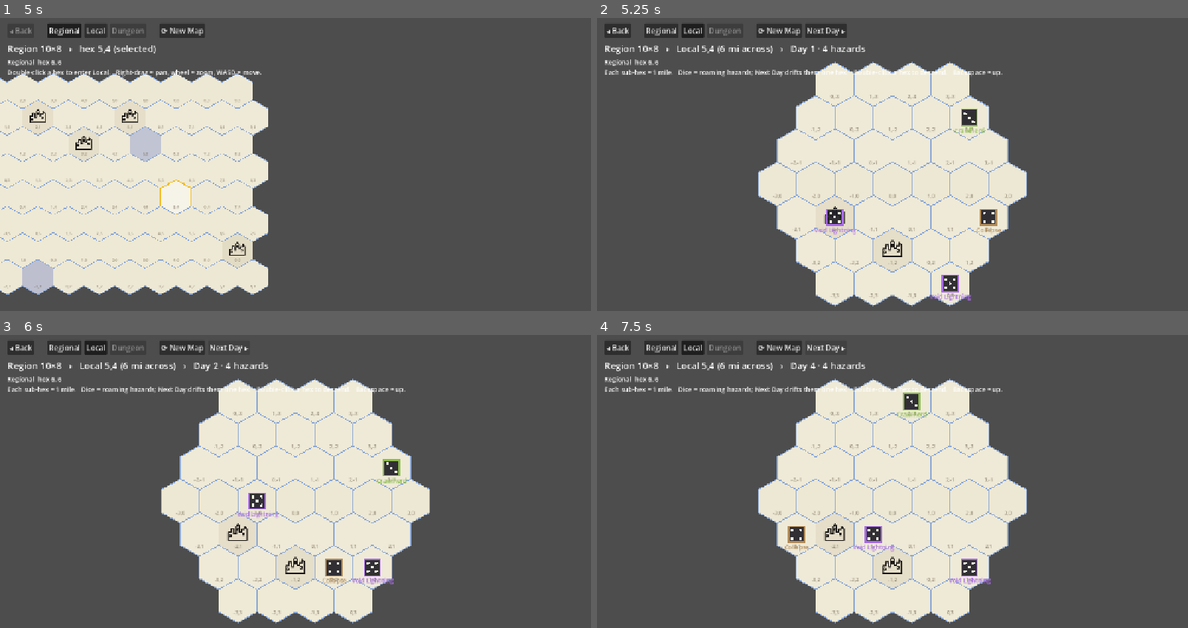
Above: before the commit, frames 1-4 (two rows, left to right).
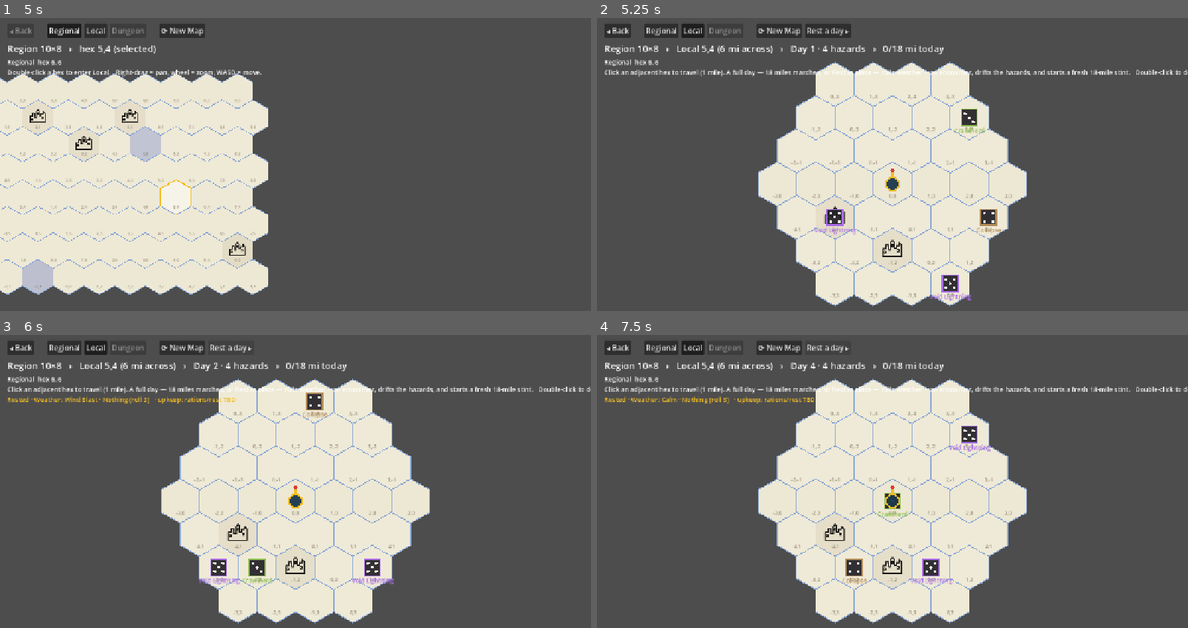
Above: after the commit, the same moments.

Repository: kostchei/VITD_claude
Game: Godot game, scene res://scenes/Main.tscn
Two runs of this game, one before a commit and one after it. Both use one fixed random seed, a clock stepped at 60 frames per second and the inputs below.
Inputs (mouse positions are in pixels of both pictures, inside the frame that each line leads up to):
- Up to frame 1 (5 s): click "⟳ New Map" at 0.5 s; click "⟳ New Map" at 1.25 s; click "Regional" at 2 s; click "Generate" at 2.75 s; tap A at 3.5, 4.25 s; move the mouse to (425, 167) at 3.52 s; hold D 3.53-4.25 s; tap Backspace at 3.6 s; click (425, 167) at 3.67 s; drag from (177, 199) to (265, 249) at 4.27 s
- Up to frame 2 (5.25 s): click "Local" at 5 s
- Up to frame 3 (6 s): click (230, 346) at 5.75 s, where only the run after the commit has a clickable "Rest a day ▸"
- Up to frame 4 (7.5 s): click (827, 346) at 6.5 s, where only the run before the commit has a clickable "Next Day ▸"; click (827, 346) at 7.25 s, where only the run before the commit has a clickable "Next Day ▸"

Frame 1 is identical in both runs. In frame 2, 1.1% of the frame differs, in the area x 1-100%, y 2-60%; in frame 3, 2.8%; in frame 4, 3.1%, in the area x 1-100%, y 3-86%.

Commit message:
Add Wastes day-cycle: weather/encounter/curiosity tables + Local travel
Implement wastes-weather-encounters.md as scripts/core/wastes.gd:
2d6 weather, 1d12+1d6 encounters (the d6 doubles as the Mood die),
1d20 curiosities, plus the movement/survival math (18 mi/day base,
forced march for exhaustion, daily ration upkeep).

Wire it into the Local map: a party token, click-an-adjacent-hex to
step (1 mile), and a unified daily beat — completing 18 miles OR
resting closes the day (rolls weather + encounter, drifts roaming
hazards one hex) and starts a fresh 18-mile stint. Ration/rest upkeep
is flagged in the journal, to be applied once stats & inventory exist.

Co-Authored-By: Claude Opus 4.8 <noreply@anthropic.com>

Diff:
--- /dev/null
+++ b/scripts/core/wastes.gd
@@ -0,0 +1,288 @@
+class_name Wastes
+## Day-cycle for crossing the open Wastes — implements wastes-weather-encounters.md:
+##   - 2d6 Weather table.
+##   - Encounters read on 1d12 + 1d6 (the d6 doubles as the Mood die); Pillar Fog
+##     adds +6 on top, so the roll can reach the monster rows.
+##   - 1d20 Curiosities table.
+##   - Movement & survival: 18 mi/day base, +6 mi per level of exhaustion
+##     (forced march), 1 ration/Traveler/day or a level of exhaustion.
+## Tables are terrain-keyed; only the Wastes set lives here (Ruins / Settlements /
+## Pillars supply their own elsewhere). Like HazardSet, this implements the
+## deterministic mechanics (rolls, travel, upkeep) and *reports* the save/damage
+## weather effects for a combat layer to adjudicate, rather than faking stats.
+## No silent fallbacks: out-of-range rolls or non-Wastes terrain raise (assert).
+
+const BASE_MILES_PER_DAY := 18  # on foot, per 24h, before needing rest
+const FORCED_MARCH_MILES := 6   # extra distance bought per level of exhaustion
+
+enum Weather { CALM, DUST_STORM, WIND_BLAST, STONE_HAIL, PILLAR_FOG, GRIT_SLIDE, DUNE_WAVE }
+
+# 1d12+1d6 encounter table, in row order (Nothing covers the low rows).
+enum Encounter {
+	NOTHING, LOST_TRAVELERS, NOMADS, MERCHANTS, BANDITS, PILGRIMS,
+	LODESTONE_PROSPECTORS, CARAVAN, CUTTHROATS, CYCLOPS, HARPIES, MEDUSA,
+	SHADE, GRIFFON,
+}
+
+enum Mood { NONE, CAUTIOUS, CURIOUS, FRIENDLY, CRAZED, TRIBUTE, RECRUIT }
+
+const WEATHER_NAMES := {
+	Weather.CALM: "Calm",
+	Weather.DUST_STORM: "Dust Storm",
+	Weather.WIND_BLAST: "Wind Blast",
+	Weather.STONE_HAIL: "Stone Hail",
+	Weather.PILLAR_FOG: "Pillar Fog",
+	Weather.GRIT_SLIDE: "Grit Slide",
+	Weather.DUNE_WAVE: "Dune Wave",
+}
+
+const ENCOUNTER_NAMES := {
+	Encounter.NOTHING: "Nothing",
+	Encounter.LOST_TRAVELERS: "Lost Travelers",
+	Encounter.NOMADS: "Nomads",
+	Encounter.MERCHANTS: "Merchants",
+	Encounter.BANDITS: "Bandits",
+	Encounter.PILGRIMS: "Pilgrims",
+	Encounter.LODESTONE_PROSPECTORS: "Lodestone Prospectors",
+	Encounter.CARAVAN: "Caravan",
+	Encounter.CUTTHROATS: "Cutthroats",
+	Encounter.CYCLOPS: "Cyclops",
+	Encounter.HARPIES: "Harpies",
+	Encounter.MEDUSA: "Medusa",
+	Encounter.SHADE: "Shade",
+	Encounter.GRIFFON: "Griffon",
+}
+
+const MOOD_NAMES := {
+	Mood.NONE: "",
+	Mood.CAUTIOUS: "Cautious",
+	Mood.CURIOUS: "Curious",
+	Mood.FRIENDLY: "Friendly",
+	Mood.CRAZED: "Crazed",
+	Mood.TRIBUTE: "Tribute",
+	Mood.RECRUIT: "Recruit",
+}
+
+# 1d20 Curiosities, in roll order (index 0 = roll 1).
+const CURIOSITY_NAMES := [
+	"Ruin outcropping", "Abandoned camp", "Stone totem", "Desiccated corpses",
+	"Burial cairn", "Cache of lodestone", "Nomad in black", "Collapsed tower",
+	"Lodestone obelisk", "Traveler tied to a pillar", "Unearthed road", "Swarm",
+	"Lonely graves", "Nest", "Plague-ridden corpse", "Secret tunnel",
+	"Message", "Lost caravan", "Bereft Swordsman", "Forgotten treasure",
+]
+# Rolls whose Curiosity provides shelter (the counter to harmful weather).
+const CURIOSITY_SHELTER_ROLLS := [1, 8, 16]
+
+
+## One member of the travelling party. Carries the survival state the day-cycle
+## actually mutates: rations spent each day and accumulated exhaustion.
+class Traveler:
+	var name: String
+	var rations: int
+	var exhaustion: int
+
+	func _init(traveler_name: String = "Traveler", starting_rations: int = 0) -> void:
+		name = traveler_name
+		rations = starting_rations
+		exhaustion = 0
+
+
+## Outcome of one day: what was rolled, how far the party got, and any weather
+## effects that still need adjudication (saves/damage) by a combat layer.
+class DayReport:
+	var weather: int = Weather.CALM
+	var travel_miles: int = 0
+	var landmarks_obscured: bool = false
+	var encounter: int = Encounter.NOTHING
+	var encounter_roll: int = 0  # the 1d12 + 1d6 (+ mods) total
+	var mood: int = Mood.NONE
+	var group_size: int = 0      # headcount of the encountered group
+	var pending_effects: Array[String] = []  # save/damage prompts to resolve
+
+
+## 2d6 Weather table.  2-6 Calm, then 7..12 ascending.
+static func weather(roll: int) -> int:
+	assert(roll >= 2 and roll <= 12, "weather: 2d6 roll out of range: %d" % roll)
+	if roll <= 6:
+		return Weather.CALM
+	match roll:
+		7: return Weather.DUST_STORM
+		8: return Weather.WIND_BLAST
+		9: return Weather.STONE_HAIL
+		10: return Weather.PILLAR_FOG
+		11: return Weather.GRIT_SLIDE
+		12: return Weather.DUNE_WAVE
+	assert(false, "weather: unreachable for roll %d" % roll)
+	return Weather.CALM
+
+
+## Encounter table read on 1d12 + 1d6 (+ mods).  Min 2; Pillar Fog can push it
+## past 18, which still reads as Griffon.
+static func encounter(roll: int) -> int:
+	assert(roll >= 2, "encounter: roll below the 1d12+1d6 minimum: %d" % roll)
+	if roll <= 5:
+		return Encounter.NOTHING
+	match roll:
+		6: return Encounter.LOST_TRAVELERS
+		7: return Encounter.NOMADS
+		8: return Encounter.MERCHANTS
+		9: return Encounter.BANDITS
+		10: return Encounter.PILGRIMS
+		11: return Encounter.LODESTONE_PROSPECTORS
+		12: return Encounter.CARAVAN
+		13: return Encounter.CUTTHROATS
+		14: return Encounter.CYCLOPS
+		15: return Encounter.HARPIES
+		16: return Encounter.MEDUSA
+		17: return Encounter.SHADE
+	return Encounter.GRIFFON  # 18 and anything pushed higher
+
+
+## Whether an encounter rolls a 1d6 Mood (the same d6 used for the encounter row).
+static func has_mood(enc: int) -> bool:
+	return enc == Encounter.NOMADS or enc == Encounter.BANDITS or enc == Encounter.CUTTHROATS
+
+
+## 1d6 Mood for an encounter that has one. Caller must check has_mood() first.
+static func mood(enc: int, roll: int) -> int:
+	assert(roll >= 1 and roll <= 6, "mood: 1d6 out of range: %d" % roll)
+	match enc:
+		Encounter.NOMADS:
+			if roll == 1:
+				return Mood.CAUTIOUS
+			if roll <= 4:
+				return Mood.CURIOUS
+			return Mood.FRIENDLY
+		Encounter.BANDITS:
+			if roll <= 2:
+				return Mood.CRAZED
+			if roll <= 5:
+				return Mood.TRIBUTE
+			return Mood.CURIOUS
+		Encounter.CUTTHROATS:
+			if roll <= 3:
+				return Mood.CRAZED
+			if roll <= 5:
+				return Mood.TRIBUTE
+			return Mood.RECRUIT
+	assert(false, "mood: encounter %d has no Mood; check has_mood() first" % enc)
+	return Mood.NONE
+
+
+## Headcount of an encountered group (its own dice). 0 for Nothing; 1 for the
+## lone monsters; the Caravan is 1d6 Merchants + 2d6 Nomads.
+static func group_size(enc: int, rng: RandomNumberGenerator) -> int:
+	match enc:
+		Encounter.NOTHING: return 0
+		Encounter.LOST_TRAVELERS: return _roll(rng, 1, 6)
+		Encounter.NOMADS: return _roll(rng, 1, 6)
+		Encounter.MERCHANTS: return _roll(rng, 1, 3)
+		Encounter.BANDITS: return _roll(rng, 1, 6)
+		Encounter.PILGRIMS: return _roll(rng, 2, 6)
+		Encounter.LODESTONE_PROSPECTORS: return _roll(rng, 1, 6)
+		Encounter.CARAVAN: return _roll(rng, 1, 6) + _roll(rng, 2, 6)
+		Encounter.CUTTHROATS: return _roll(rng, 1, 6)
+		Encounter.CYCLOPS: return _roll(rng, 1, 6)
+		Encounter.HARPIES: return _roll(rng, 1, 3)
+		Encounter.MEDUSA: return _roll(rng, 1, 3)
+		Encounter.SHADE: return 1
+		Encounter.GRIFFON: return 1
+	assert(false, "group_size: unknown encounter %d" % enc)
+	return 0
+
+
+## 1d20 Curiosities table -> the curiosity's name.
+static func curiosity(roll: int) -> String:
+	assert(roll >= 1 and roll <= 20, "curiosity: 1d20 out of range: %d" % roll)
+	return CURIOSITY_NAMES[roll - 1]
+
+
+## Does the rolled Curiosity provide shelter?
+static func curiosity_provides_shelter(roll: int) -> bool:
+	assert(roll >= 1 and roll <= 20, "curiosity_provides_shelter: 1d20 out of range: %d" % roll)
+	return CURIOSITY_SHELTER_ROLLS.has(roll)
+
+
+## Spend one day on the map: charge upkeep, roll weather (which can cut travel and
+## raise the encounter roll), then roll the encounter. `push_extra_marches` is how
+## many extra 6-mile marches the party chooses to force, each costing the whole
+## party a level of exhaustion. Returns a DayReport.
+static func spend_day(party: Array, terrain: StringName, push_extra_marches: int, rng: RandomNumberGenerator) -> DayReport:
+	assert(terrain == VastGen.WASTES,
+		"spend_day: only the Wastes tables exist here; got terrain %s" % terrain)
+	assert(push_extra_marches >= 0, "spend_day: push_extra_marches must be >= 0")
+	var report := DayReport.new()
+	var travel := BASE_MILES_PER_DAY
+	var encounter_mod := 0
+
+	# Forced march: buy extra distance with party-wide exhaustion.
+	for i in range(push_extra_marches):
+		travel += FORCED_MARCH_MILES
+		for t in party:
+			t.exhaustion += 1
+
+	# Weather (resolve first: it feeds travel and the encounter roll).
+	var w := weather(rng.randi_range(1, 6) + rng.randi_range(1, 6))
+	report.weather = w
+	match w:
+		Weather.CALM:
+			pass
+		Weather.DUST_STORM:
+			travel -= 6
+			report.landmarks_obscured = true
+		Weather.WIND_BLAST:
+			report.pending_effects.append(
+				"Wind Blast: unprotected lights/fires blown out; Travelers in the open risk being blown away for %d damage" % _roll(rng, 3, 6))
+		Weather.STONE_HAIL:
+			report.pending_effects.append(
+				"Stone Hail: unprotected Travelers Save v. Breath or take %d damage" % _roll(rng, 3, 6))
+		Weather.PILLAR_FOG:
+			encounter_mod += 6
+			report.landmarks_obscured = true
+		Weather.GRIT_SLIDE:
+			travel -= 6
+			report.pending_effects.append(
+				"Grit Slide: Save v. Breath or take %d damage" % _roll(rng, 3, 6))
+		Weather.DUNE_WAVE:
+			# Running from the wave is the survivable choice — take the exhaustion.
+			for t in party:
+				t.exhaustion += 1
+			report.pending_effects.append(
+				"Dune Wave: each Traveler gained a level of exhaustion (running) or would be buried")
+
+	# Encounter: one pair of dice — d12 sets the row, d6 bumps it AND is the mood.
+	var d12 := rng.randi_range(1, 12)
+	var d6 := rng.randi_range(1, 6)
+	var roll := d12 + d6 + encounter_mod
+	var enc := encounter(roll)
+	report.encounter = enc
+	report.encounter_roll = roll
+	if enc != Encounter.NOTHING:
+		report.group_size = group_size(enc, rng)
+		report.mood = mood(enc, d6) if has_mood(enc) else Mood.NONE
+
+	# Upkeep: eat or tire (once per day, regardless of weather/encounter).
+	upkeep(party)
+
+	report.travel_miles = maxi(travel, 0)
+	return report
+
+
+## Daily upkeep: each Traveler spends 1 ration, or gains a level of exhaustion.
+static func upkeep(party: Array) -> void:
+	for t in party:
+		if t.rations > 0:
+			t.rations -= 1
+		else:
+			t.exhaustion += 1
+
+
+# --- internal ---
+
+## Roll `n` dice of `sides` faces (NdS) and sum them.
+static func _roll(rng: RandomNumberGenerator, n: int, sides: int) -> int:
+	var total := 0
+	for i in range(n):
+		total += rng.randi_range(1, sides)
+	return total
--- a/scripts/main.gd
+++ b/scripts/main.gd
@@ -30,6 +30,11 @@
 var current_dungeon: Dungeon
 var current_level := 0
 
+# --- travel (Local scale): 1 hex = 1 mile; a day's 18 miles triggers a roll ---
+var party_local := Vector2i.ZERO
+var miles_today := 0
+var last_day_text := ""
+
 # --- nodes ---
 var world: Node2D
 var camera: WorldCamera
@@ -40,6 +45,7 @@
 var breadcrumb: Label
 var info: Label
 var hint: Label
+var journal: Label
 var back_btn: Button
 var new_btn: Button
 var next_day_btn: Button
@@ -115,6 +121,7 @@
 	dungeon_view.visible = false
 	hex_view.visible = true
 	hex_view.set_map(regional_map, HEX_SIZE)
+	hex_view.clear_party()  # the party token lives on the Local map only
 	if has_regional:
 		hex_view.set_selected(selected_regional)
 	camera.position = regional_map.pixel_center(HEX_SIZE)
@@ -134,6 +141,11 @@
 	hex_view.set_hazards(current_hazards)
 	if has_local:
 		hex_view.set_selected(selected_local)
+	# Party starts at the centre of the local hex; the day's mile count resets.
+	party_local = Vector2i.ZERO
+	miles_today = 0
+	last_day_text = ""
+	hex_view.set_party(party_local)
 	camera.position = m.pixel_center(HEX_SIZE)
 	camera.set_zoom_level(1.0)
 	_refresh_ui()
@@ -147,6 +159,7 @@
 	current_hazards = null
 	current_scale = Scale.DUNGEON
 	hex_view.visible = false
+	hex_view.clear_party()
 	dungeon_view.visible = true
 	dungeon_view.set_level(current_dungeon.levels[current_level], DUNGEON_CELL)
 	camera.position = Vector2(DUNGEON_W * DUNGEON_CELL * 0.5, DUNGEON_H * DUNGEON_CELL * 0.5)
@@ -190,13 +203,20 @@
 	return local_hazards[reg]
 
 
-## "Next Day": drift every hazard die one hex, re-dropping on collision/edge.
-func _advance_day() -> void:
-	if current_scale != Scale.LOCAL or current_hazards == null:
+## One day in the wastes — the single daily beat. Triggered by completing 18
+## miles of travel OR by resting in place (the Rest button). It rolls weather +
+## an encounter, then drifts every roaming hazard one hex (re-dropping on
+## collision/edge). Ration upkeep and rest also belong here: Wastes.spend_day
+## already models them, it just needs a real party instead of today's empty one
+## (wired up once we have stats & inventory).
+func _pass_day(rested: bool = false) -> void:
+	if current_scale != Scale.LOCAL:
 		return
-	var m: HexMap = local_maps[selected_regional]
-	current_hazards.advance_day(m, rng)
-	hex_view.set_hazards(current_hazards)
+	_roll_day_tables(rested)
+	if current_hazards != null:
+		current_hazards.advance_day(local_maps[selected_regional], rng)
+		hex_view.set_hazards(current_hazards)
+	miles_today = 0  # a closed day (marched or rested) starts a fresh 18-mile stint
 	WorldSave.save_world(regional_map, local_maps, local_hazards)
 	_refresh_ui()
 
@@ -221,10 +241,54 @@
 		selected_regional = c
 		has_regional = true
 	elif current_scale == Scale.LOCAL:
+		# Clicking an adjacent hex steps the party there (1 mile); other clicks
+		# just select. Double-click still descends a scale (tile_entered).
+		if HexGrid.distance(party_local, c) == 1:
+			_travel_step(c)
+			return
 		selected_local = c
 		has_local = true
 	hex_view.set_selected(c)  # keep the view's highlight in sync with state
 	_refresh_ui()
+
+
+# --- travel ---
+
+## Move the party one hex (= 1 mile). Each completed 18 miles is a day, which
+## rolls weather + an encounter on the current hex's terrain table.
+func _travel_step(dest: Vector2i) -> void:
+	party_local = dest
+	hex_view.set_party(party_local)
+	miles_today += 1
+	if miles_today >= Wastes.BASE_MILES_PER_DAY:
+		_pass_day(false)  # a full day's march closes the day and starts a new stint
+	_refresh_ui()
+
+
+## Roll the day's tables for the hex the party stands on, building the journal
+## line. `rested` distinguishes a day spent resting in place from a full march.
+## Only the Wastes table exists today; other terrains report "no table yet"
+## (parked). The caller (_pass_day) owns hazard drift, the stint reset, and save.
+func _roll_day_tables(rested: bool) -> void:
+	var how := "Rested" if rested else "Marched %d mi" % Wastes.BASE_MILES_PER_DAY
+	var terrain: StringName = local_maps[selected_regional].get_tile(party_local).terrain
+	if terrain != VastGen.WASTES:
+		last_day_text = "%s · a day passes on %s — no encounter table for that terrain yet." % [how, terrain]
+	else:
+		# Empty party for now: weather + encounter roll without ration/exhaustion.
+		var report := Wastes.spend_day([], terrain, 0, rng)
+		var weather: String = Wastes.WEATHER_NAMES[report.weather]
+		if report.encounter == Wastes.Encounter.NOTHING:
+			last_day_text = "%s · Weather: %s · Nothing (roll %d)" % [how, weather, report.encounter_roll]
+		else:
+			var enc: String = Wastes.ENCOUNTER_NAMES[report.encounter]
+			var mood: String = Wastes.MOOD_NAMES[report.mood]
+			var mood_str := "  [%s]" % mood if mood != "" else ""
+			last_day_text = "%s · Weather: %s · %d %s%s (roll %d)" % [how, weather, report.group_size, enc, mood_str, report.encounter_roll]
+		if report.landmarks_obscured:
+			last_day_text += "  · landmarks obscured"
+	# Rations & rest are checked here too — flagged until stats/inventory exist.
+	last_day_text += "   · upkeep: rations/rest TBD"
 
 
 func _on_hex_entered(c: Vector2i) -> void:
@@ -290,10 +354,11 @@
 	new_btn.pressed.connect(_on_new_map_pressed)
 	controls.add_child(new_btn)
 
-	# Roaming hazards: advance the local map one day (Local scale only).
+	# Rest: pass a day in place (Local scale only) — same daily beat as travel:
+	# rolls weather + encounter and drifts the roaming hazards one hex.
 	next_day_btn = Button.new()
-	next_day_btn.text = "Next Day ▸"
-	next_day_btn.pressed.connect(_advance_day)
+	next_day_btn.text = "Rest a day ▸"
+	next_day_btn.pressed.connect(_pass_day.bind(true))
 	controls.add_child(next_day_btn)
 
 	new_dialog = ConfirmationDialog.new()
@@ -307,6 +372,8 @@
 	breadcrumb = _make_label(layer, Vector2(16, 52), 20)
 	info = _make_label(layer, Vector2(16, 86), 14)
 	hint = _make_label(layer, Vector2(16, 108), 14)
+	journal = _make_label(layer, Vector2(16, 130), 14)
+	journal.add_theme_color_override("font_color", Color(0.95, 0.74, 0.15))
 
 	level_panel = VBoxContainer.new()
 	level_panel.position = Vector2(1140, 100)
@@ -352,6 +419,7 @@
 func _refresh_ui() -> void:
 	breadcrumb.text = _breadcrumb_text()
 	hint.text = _hint_text()
+	journal.text = last_day_text if current_scale == Scale.LOCAL else ""
 	back_btn.disabled = current_scale == Scale.REGIONAL
 	next_day_btn.visible = current_scale == Scale.LOCAL
 
@@ -387,8 +455,7 @@
 	if current_scale == Scale.LOCAL:
 		if current_hazards != null:
 			s += "   ›   Day %d · %d hazards" % [current_hazards.day, current_hazards.hazards.size()]
-		if has_local:
-			s += "   ›   mile %d,%d (selected)" % [selected_local.x, selected_local.y]
+		s += "   ›   %d/%d mi today" % [miles_today, Wastes.BASE_MILES_PER_DAY]
 		return s
 	s += "   ›   Dungeon %d,%d   ›   Level %d/%d" % [selected_local.x, selected_local.y, current_level + 1, DUNGEON_LEVELS]
 	return s
@@ -399,7 +466,7 @@
 		Scale.REGIONAL:
 			return "Double-click a hex to enter Local.   Right-drag = pan, wheel = zoom, WASD = move."
 		Scale.LOCAL:
-			return "Each sub-hex = 1 mile.   Dice = roaming hazards; Next Day drifts them one hex.   Double-click a hex to descend.   Backspace = up."
+			return "Click an adjacent hex to travel (1 mile). A full day — 18 miles marched, or Rest in place — rolls weather + an encounter, drifts the hazards, and starts a fresh 18-mile stint.   Double-click to descend.   Backspace = up."
 		Scale.DUNGEON:
 			return "Q/E (or PageUp/Down) change level.   Backspace = surface.   Rooms come with procgen."
 	return ""
--- a/scripts/map/hex_map_view.gd
+++ b/scripts/map/hex_map_view.gd
@@ -10,6 +10,8 @@
 var map: HexMap = null
 var hex_size: float = 48.0
 var hazards: HazardSet = null  # roaming-hazards overlay (Local scale only)
+var _has_party := false        # party token (Local scale only)
+var _party := Vector2i.ZERO
 
 # Line-art terrain markers (parchment book style). Loaded at runtime.
 var _tex_ruin: Texture2D = null
@@ -35,12 +37,25 @@
 	_has_hover = false
 	_has_selected = false
 	hazards = null  # cleared until the owner sets the matching overlay
+	_has_party = false  # party token is set per-map by the owner
 	queue_redraw()
 
 
 ## Set (or clear, with null) the roaming-hazards overlay drawn on this map.
 func set_hazards(hs: HazardSet) -> void:
 	hazards = hs
+	queue_redraw()
+
+
+## Place the party token on a hex (Local scale). clear_party() removes it.
+func set_party(coord: Vector2i) -> void:
+	_party = coord
+	_has_party = true
+	queue_redraw()
+
+
+func clear_party() -> void:
+	_has_party = false
 	queue_redraw()
 
 
@@ -113,6 +128,21 @@
 	if hazards != null:
 		for h in hazards.hazards:
 			_draw_hazard(HexGrid.axial_to_pixel(h.hex, hex_size, flat), h.kind, font)
+
+	# The party token draws last, so it stays visible over terrain and hazards.
+	if _has_party:
+		_draw_party(HexGrid.axial_to_pixel(_party, hex_size, flat))
+
+
+## Draw the party as an ink pawn with a small gold standard, so it reads clearly
+## against the parchment fills and the hazard dice.
+func _draw_party(center: Vector2) -> void:
+	var r := hex_size * 0.30
+	draw_circle(center, r, Color(0.10, 0.22, 0.30, 0.95))             # ink token body
+	draw_arc(center, r, 0.0, TAU, 32, Color(0.95, 0.74, 0.15), 3.0)   # gold ring
+	var staff_top := center + Vector2(0, -r - hex_size * 0.30)
+	draw_line(center + Vector2(0, -r), staff_top, Color(0.95, 0.74, 0.15), 3.0)
+	draw_circle(staff_top, r * 0.30, Color(0.85, 0.24, 0.20))         # red standard
 
 
 ## Draw a hazard as a d6 die: a coloured rounded face showing the pips of the
Not shown, added: scripts/core/wastes.gd.uid
Not shown, changed: README.md
Not shown, added: wastes-weather-encounters.md
